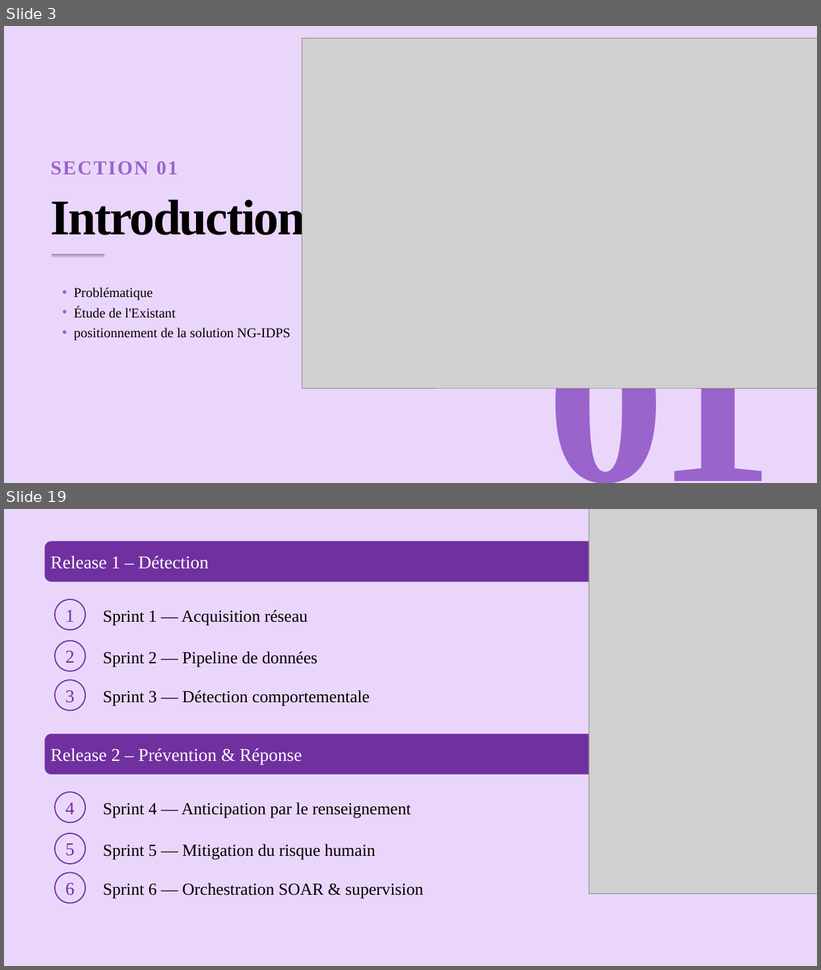
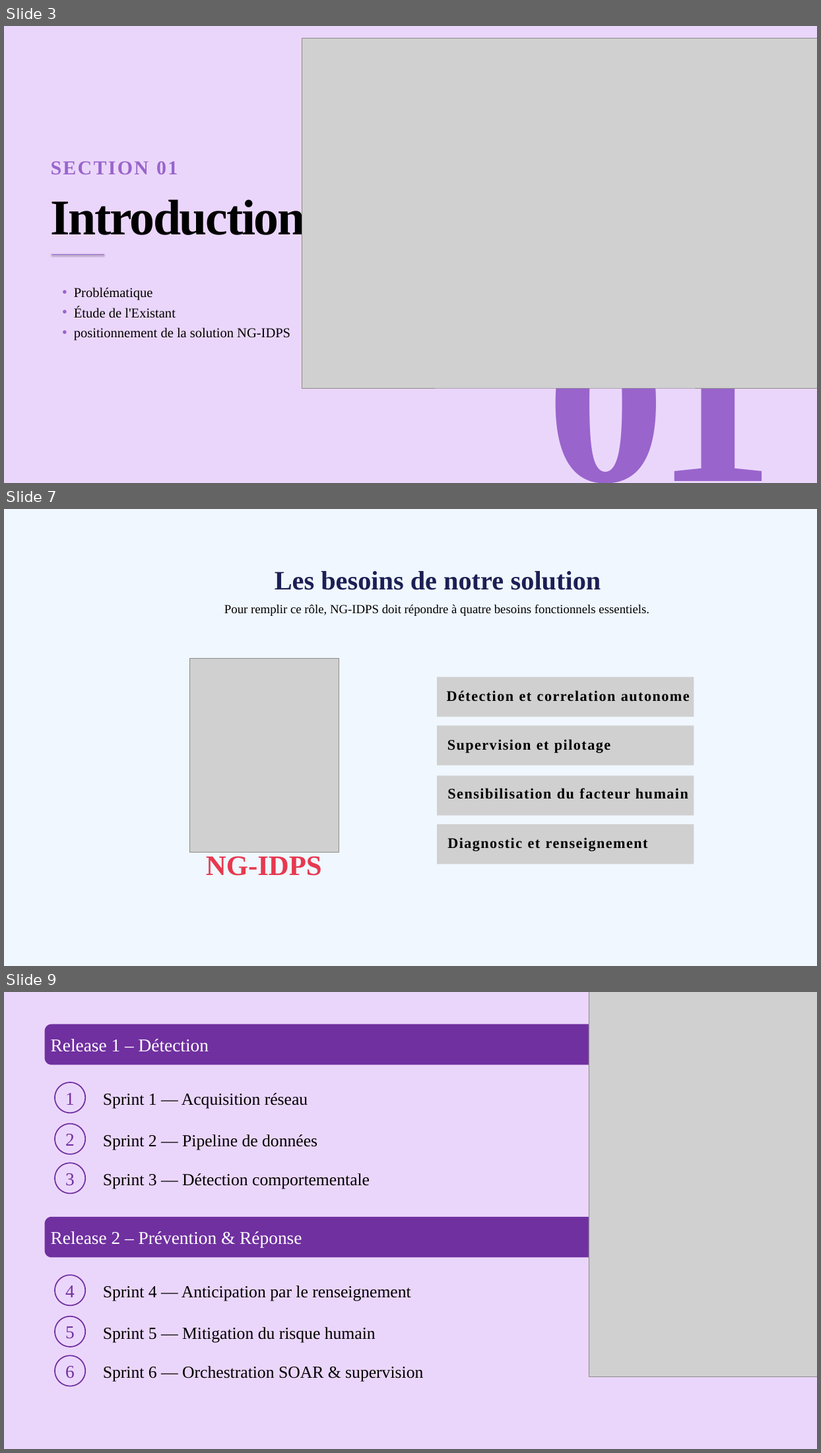
Before and after one commit to Azizos002/NG-IDPS, a slide deck: rapport/presentation-aziz-PFE.pptx. Shown one above the other, each under a label of ours: slides 3 and 19 before the commit, slides 3, 7 and 9 after it; the slides between them are not shown. The pictures are 821x970 and 821x1453 pixels, drawn with LibreOffice and Linux fonts; fonts in the diff are those of the drawing; grey boxes stand for pictures. Boxes give left, top, right and bottom in pixels: in the first picture for what was removed or moved away, otherwise in the second. Text is boxed around its words. In the diff, an @@ line names an element or a change of style, - is before the commit and + after.

```diff
--- a/rapport/presentation-aziz-PFE.pptx
+++ b/rapport/presentation-aziz-PFE.pptx
@@ slide 7 added at (x1=4, y1=509, x2=817, y2=966), background #F0F7FE @@
@@ text added at (x1=275, y1=571, x2=601, y2=590), 47.2 pt, text #1C1F54, bold @@
+Les besoins de notre solution
@@ text added at (x1=224, y1=604, x2=649, y2=616), 22 pt, text #000000 @@
+Pour remplir ce rôle, NG-IDPS doit répondre à quatre besoins fonctionnels essentiels.
@@ picture added at (x1=189, y1=658, x2=339, y2=853) @@
@@ picture added at (x1=437, y1=677, x2=694, y2=717) @@
@@ text added at (x1=447, y1=691, x2=690, y2=702), 26 pt, text #000000, bold @@
+Détection et correlation autonome
@@ picture added at (x1=437, y1=725, x2=694, y2=766) @@
@@ text added at (x1=448, y1=739, x2=611, y2=753), 26 pt, text #000000, bold @@
+Supervision et pilotage
@@ picture added at (x1=437, y1=776, x2=694, y2=815) @@
@@ text added at (x1=448, y1=788, x2=688, y2=799), 26 pt, text #000000, bold @@
+Sensibilisation du facteur humain
@@ picture added at (x1=437, y1=824, x2=694, y2=864) @@
@@ text added at (x1=448, y1=838, x2=648, y2=852), 26 pt, text #000000, bold @@
+Diagnostic et renseignement
@@ text added at (x1=206, y1=856, x2=322, y2=876), 50 pt, text #E63950, bold @@
+NG-IDPS
@@ what was slide 19 is now slide 9 @@
```
Also in this commit, not shown: 13 slides changed, 1 other slide added, 7 slides removed, 4 other files.
